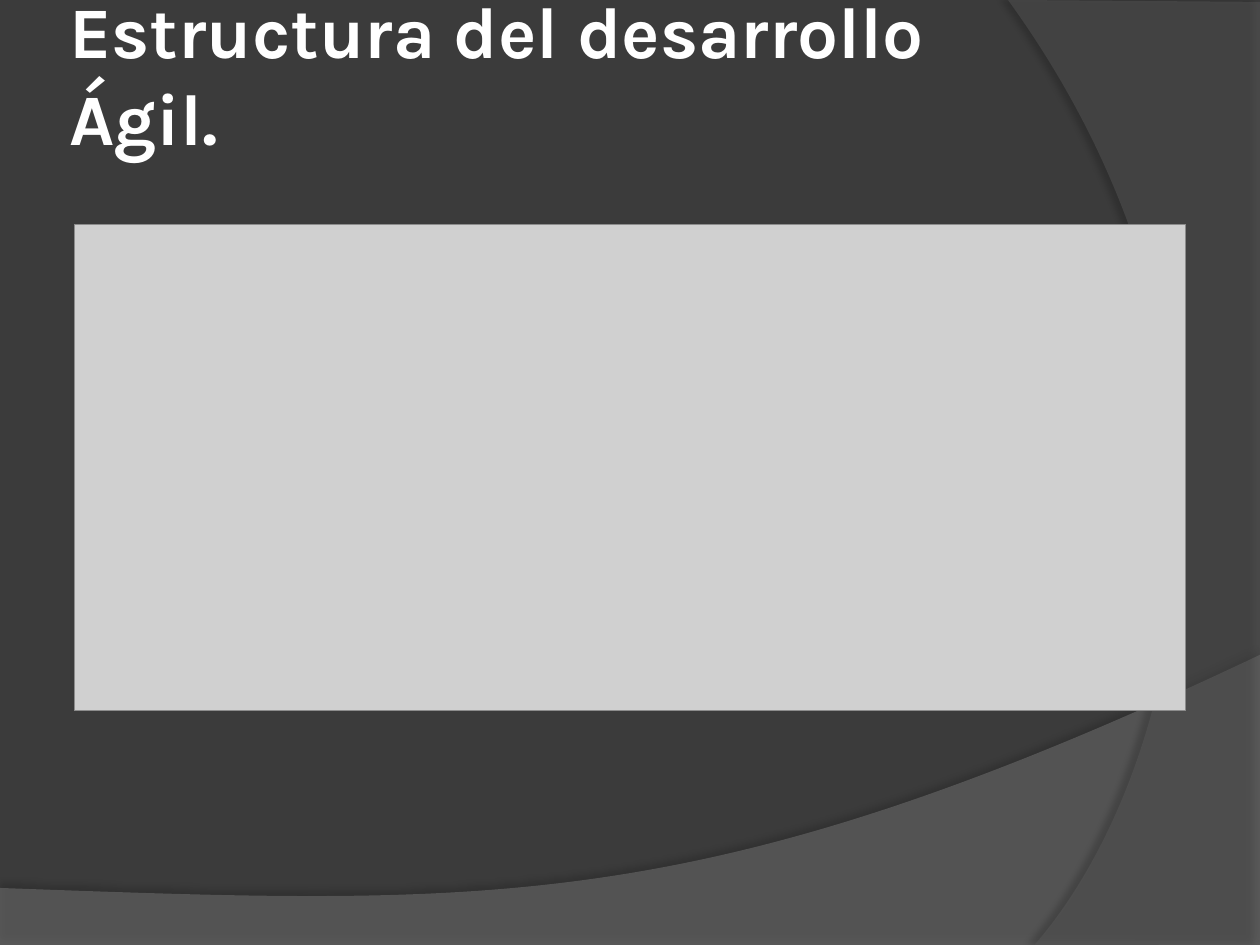
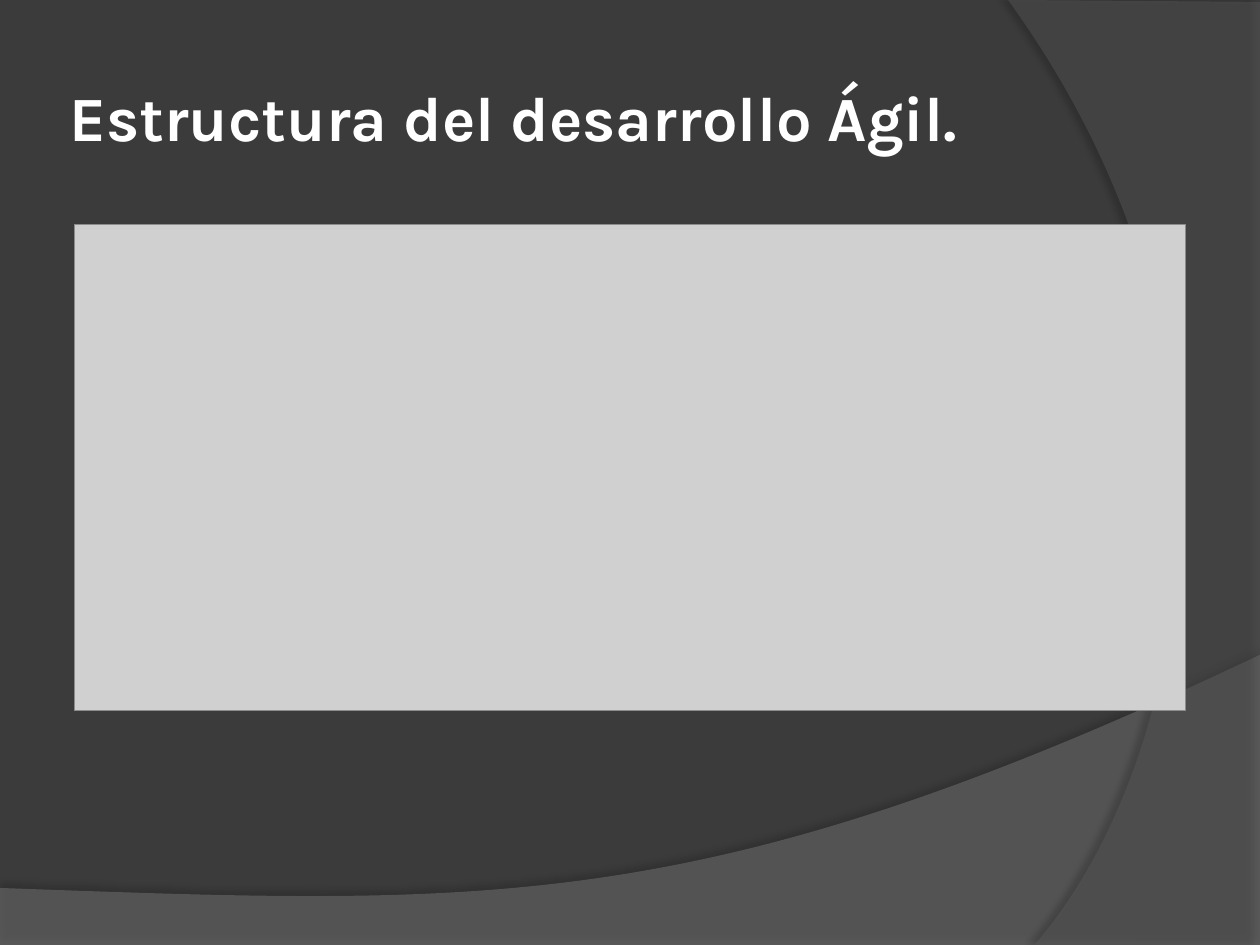
Before and after one commit to jmoics/JX_Market, a slide deck: slide 37 of JX_Market/trunk/Tesis 03_09_2012.pptx. Drawn at 1260x945 pixels with LibreOffice and Linux fonts; fonts in the diff are those of the drawing; grey boxes stand for pictures. Boxes give left, top, right and bottom in pixels: in the first picture for what was removed or moved away, otherwise in the second. Text is boxed around its words. In the diff, an @@ line names an element or a change of style, - is before the commit and + after.

```diff
--- a/JX_Market/trunk/Tesis 03_09_2012.pptx
+++ b/JX_Market/trunk/Tesis 03_09_2012.pptx
@@ title "Estructura del desarrollo Ágil." at box(69, 85, 957, 157): size 41.4 to 36 pt @@
```
Also in this commit, not shown: 7 other slides changed, 2 slides added, 1 other file.
